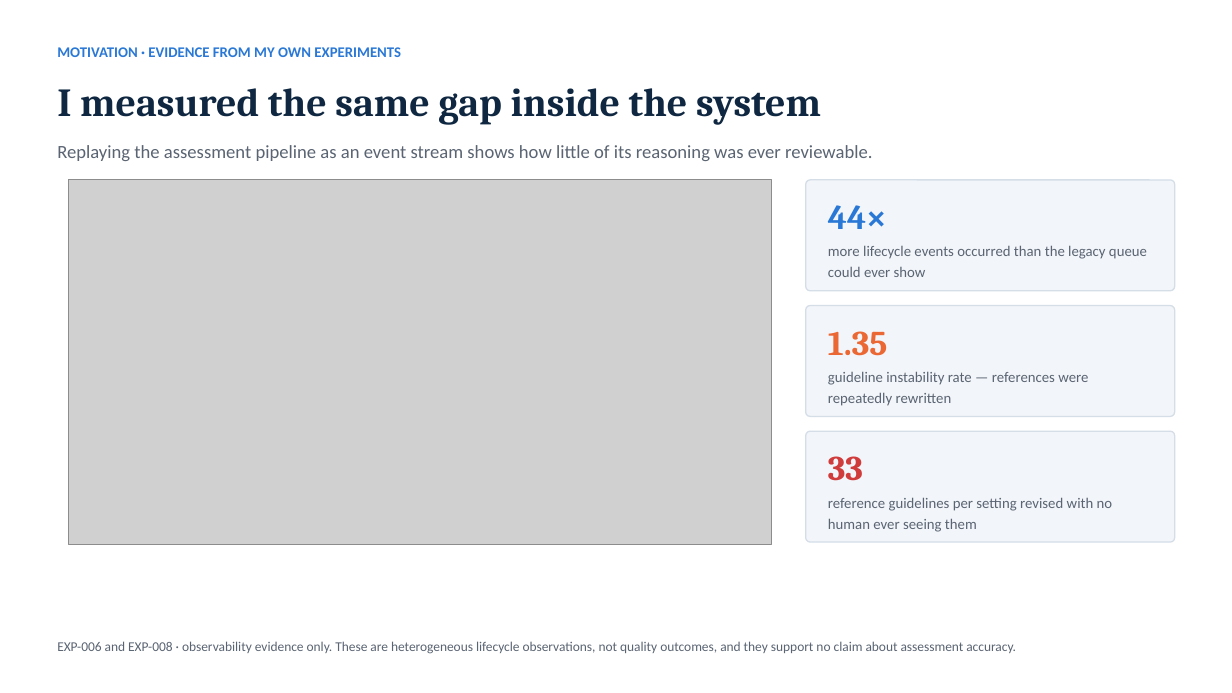
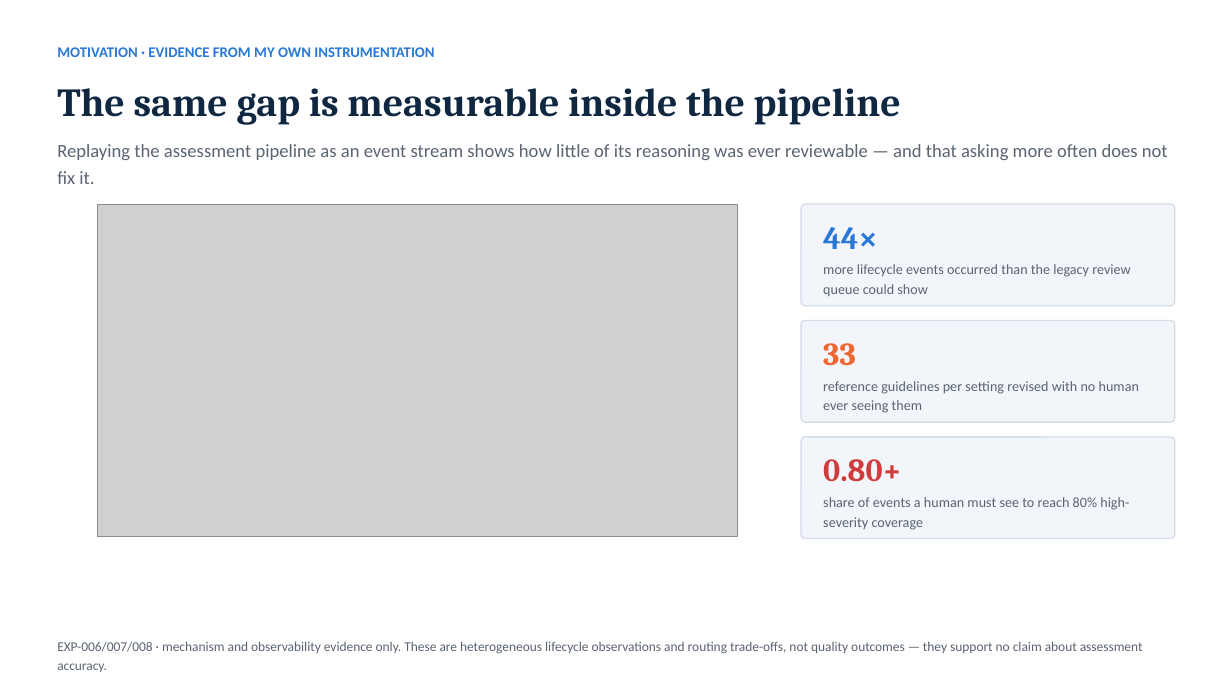
Before and after one commit to AliHamed17/vego-ai-research, a slide deck: slide 4 of outputs/course-presentation/VEGO-AI - IS Research Seminar - Final Presentation.pptx. Drawn at 1232x693 pixels with LibreOffice and Linux fonts; fonts in the diff are those of the drawing; grey boxes stand for pictures. Boxes give left, top, right and bottom in pixels: in the first picture for what was removed or moved away, otherwise in the second. Text is boxed around its words. In the diff, an @@ line names an element or a change of style, - is before the commit and + after.

```diff
--- a/outputs/course-presentation/VEGO-AI - IS Research Seminar - Final Presentation.pptx
+++ b/outputs/course-presentation/VEGO-AI - IS Research Seminar - Final Presentation.pptx
@@ text at (57,47,434,57): text changed @@
-MOTIVATION · EVIDENCE FROM MY OWN EXPERIMENTS
+MOTIVATION · EVIDENCE FROM MY OWN INSTRUMENTATION
@@ text at (57,88,901,125): text changed @@
-I measured the same gap inside the system
+The same gap is measurable inside the pipeline
@@ text at (57,144,1168,184): text changed @@
-Replaying the assessment pipeline as an event stream shows how little of its reasoning was ever reviewable.
+Replaying the assessment pipeline as an event stream shows how little of its reasoning was ever reviewable — and that asking more often does not fix it.
@@ picture: place and size @@
-picture at (68,180,771,545)
+picture at (98,204,738,537)
@@ rounded rectangle: place and size @@
-rounded rectangle at (806,180,1175,291)
+rounded rectangle at (801,204,1175,306)
@@ text at (823,227,877,249): size 27 to 25 pt in "44×" @@
@@ text "44×": place and size @@
-text "44×" at (828,205,1147,277)
+text "44×" at (823,227,1130,296)
@@ text at (823,264,1130,296): text changed; size 11.5 to 11 pt @@
-more lifecycle events occurred than the legacy queue could ever show
+more lifecycle events occurred than the legacy review queue could show
@@ rounded rectangle: place and size @@
-rounded rectangle at (806,306,1175,417)
+rounded rectangle at (801,321,1175,422)
@@ text at (823,343,1139,413): text changed; size 11.5 to 11 pt @@
-1.35
-guideline instability rate — references were repeatedly rewritten
+33
+reference guidelines per setting revised with no human ever seeing them
@@ rounded rectangle: place and size @@
-rounded rectangle at (806,432,1175,543)
+rounded rectangle at (801,437,1175,539)
@@ text at (823,459,1129,530): text changed; size 11.5 to 11 pt @@
-33
-reference guidelines per setting revised with no human ever seeing them
+0.80+
+share of events a human must see to reach 80% high-severity coverage
@@ text at (57,641,1143,672): text changed @@
-EXP-006 and EXP-008 · observability evidence only. These are heterogeneous lifecycle observations, not quality outcomes, and they support no claim about assessment accuracy.
+EXP-006/007/008 · mechanism and observability evidence only. These are heterogeneous lifecycle observations and routing trade-offs, not quality outcomes — they support no claim about assessment accuracy.
```
Also in this commit, not shown: 6 other slides changed, 13 slides added, 11 slides removed, 28 other files.
